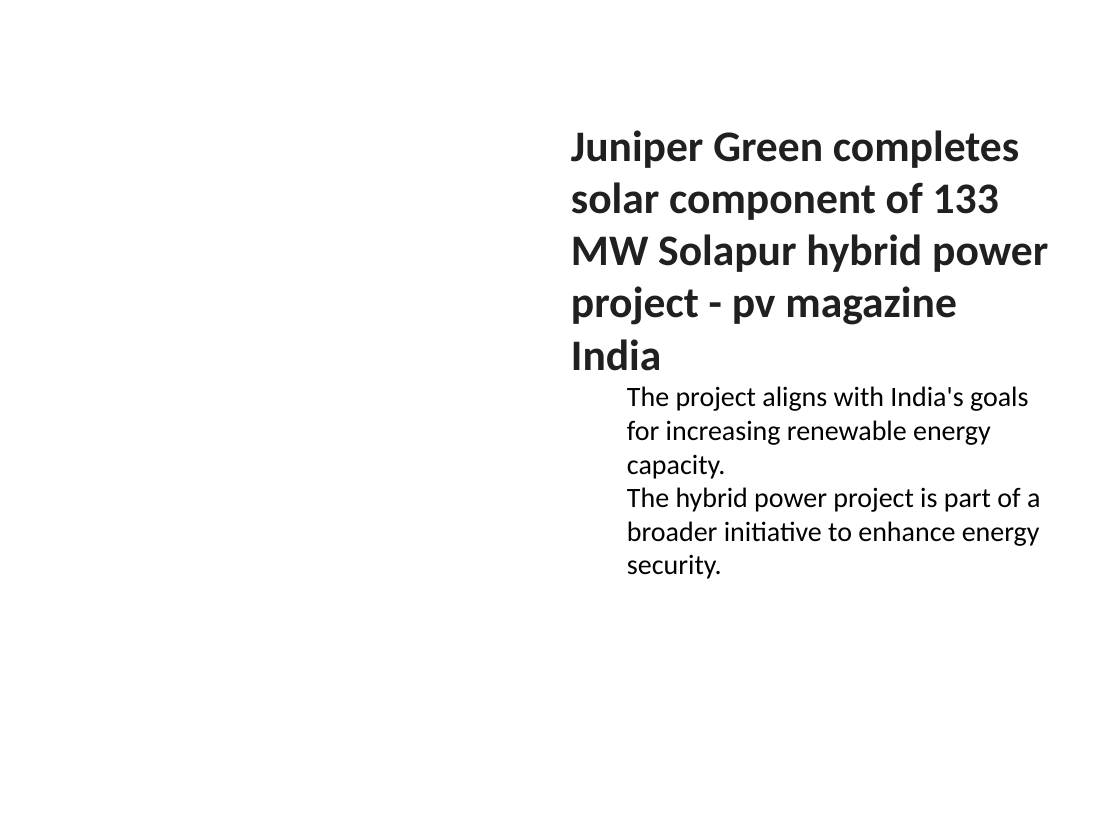
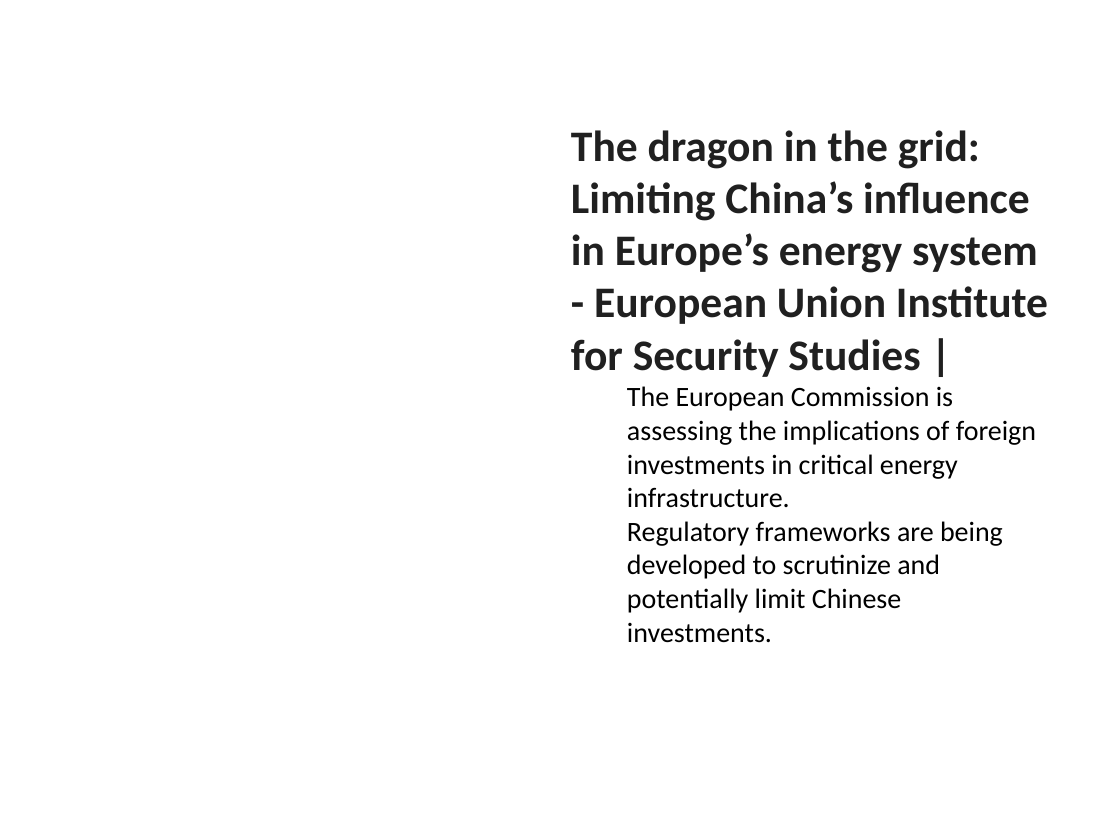
Before and after one commit to gauravsiemens1988/Linkedin-AI-Agent_Personal, a slide deck: slide 4 of drafts/linkedin_carousel.pptx. Drawn at 1120x840 pixels with LibreOffice and Linux fonts; fonts in the diff are those of the drawing. Boxes give left, top, right and bottom in pixels: in the first picture for what was removed or moved away, otherwise in the second. Text is boxed around its words. In the diff, an @@ line names an element or a change of style, - is before the commit and + after.

```diff
--- a/drafts/linkedin_carousel.pptx
+++ b/drafts/linkedin_carousel.pptx
@@ text at bbox=[571, 130, 1048, 613]: text changed @@
-Juniper Green completes solar component of 133 MW Solapur hybrid power project - pv magazine India
-  The project aligns with India's goals for increasing renewable energy capacity.
-  The hybrid power project is part of a broader initiative to enhance energy security.
+The dragon in the grid: Limiting China’s influence in Europe’s energy system - European Union Institute for Security Studies |
+  The European Commission is assessing the implications of foreign investments in critical energy infrastructure.
+  Regulatory frameworks are being developed to scrutinize and potentially limit Chinese investments.
```
Also in this commit, not shown: 1 other slide changed, 4 slides added, 4 slides removed, 1 other file.
